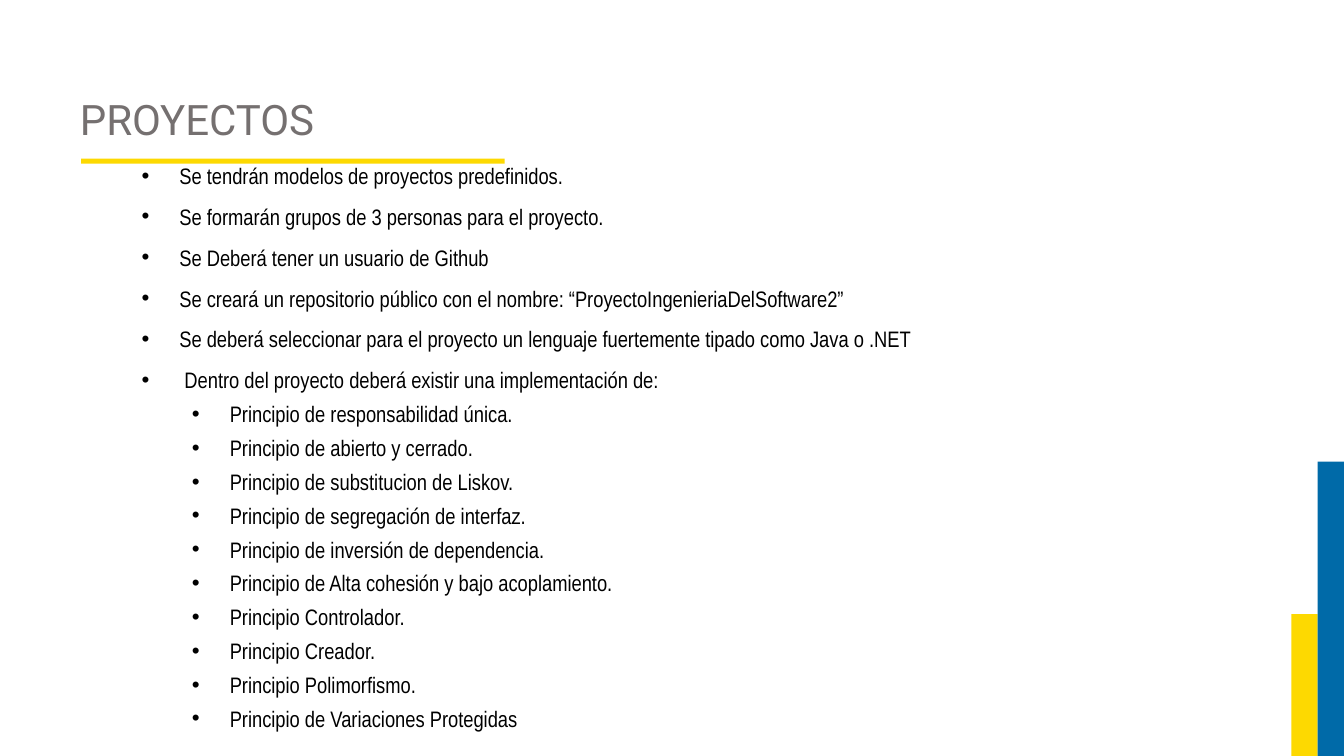
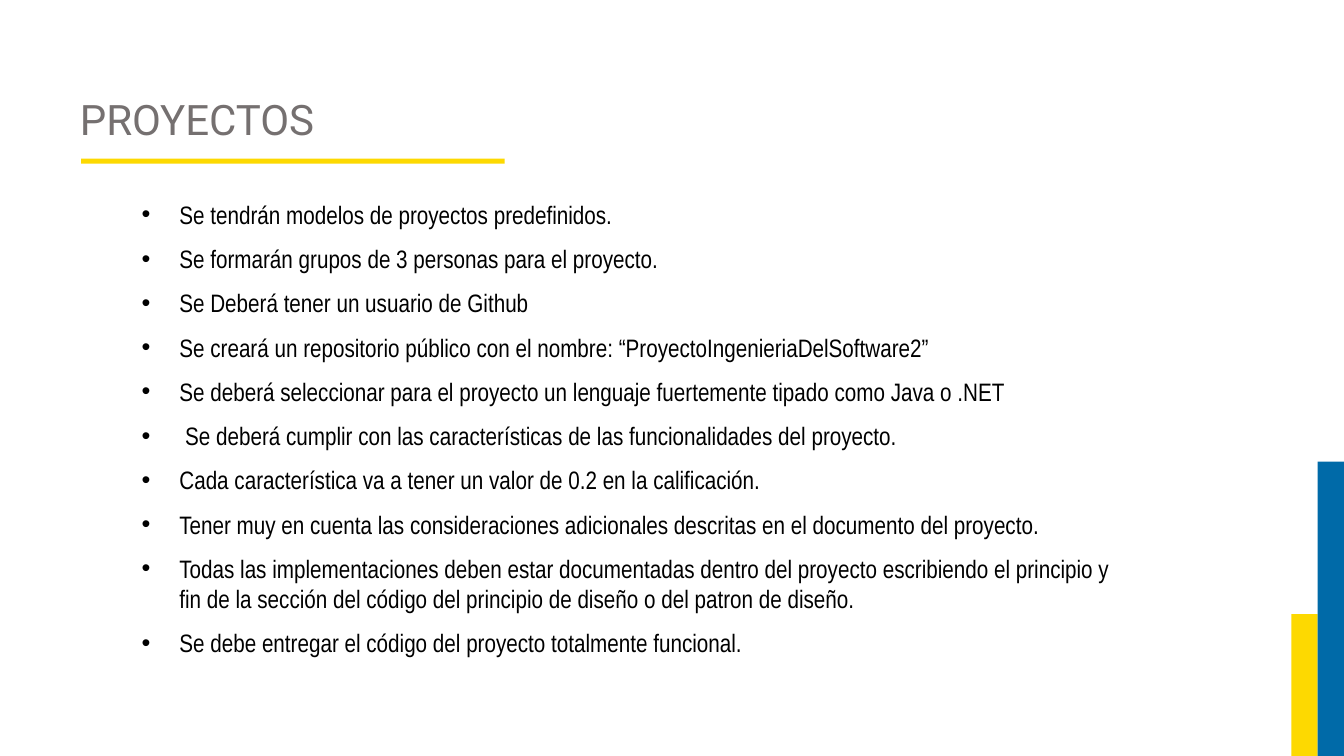
Before and after one commit to JorgeAlejandroAguirreGutierrez/proyecto-luis, a slide deck: slide 8 of Curso Ingenieria del Software 2/DIAPOSITIVAS DE INGENIERIA DEL SOFTWARE 2.pptx. Drawn at 1344x756 pixels with LibreOffice and Linux fonts; fonts in the diff are those of the drawing; background and template pictures are left out. Boxes give left, top, right and bottom in pixels: in the first picture for what was removed or moved away, otherwise in the second. Text is boxed around its words. In the diff, an @@ line names an element or a change of style, - is before the commit and + after.

```diff
--- a/Curso Ingenieria del Software 2/DIAPOSITIVAS DE INGENIERIA DEL SOFTWARE 2.pptx
+++ b/Curso Ingenieria del Software 2/DIAPOSITIVAS DE INGENIERIA DEL SOFTWARE 2.pptx
@@ text "Se tendrán modelos de proyectos ...": place and size @@
-text "Se tendrán modelos de proyectos ..." at [179, 167, 911, 732]
+text "Se tendrán modelos de proyectos ..." at [179, 205, 1108, 658]
@@ text at [179, 205, 1004, 407]: size 16 to 18 pt in "Se tendrán modelos de proyectos predefinidos.", "Se formarán grupos de 3 personas para ...", "Se Deberá tener un usuario de Github", "Se creará un repositorio público con el ..." and 1 more places @@
@@ text at [179, 426, 1108, 658]: text changed; size 16 to 18 pt @@
-• Dentro del proyecto deberá existir una implementación de:
-  • Principio de responsabilidad única.
-  • Principio de abierto y cerrado.
-  • Principio de substitucion de Liskov.
-  • Principio de segregación de interfaz.
-  • Principio de inversión de dependencia.
-  • Principio de Alta cohesión y bajo acoplamiento.
-  • Principio Controlador.
-  • Principio Creador.
-  • Principio Polimorfismo.
-  • Principio de Variaciones Protegidas
+• Se deberá cumplir con las características de las funcionalidades del proyecto.
+• Cada característica va a tener un valor de 0.2 en la calificación.
+• Tener muy en cuenta las consideraciones adicionales descritas en el documento del proyecto.
+• Todas las implementaciones deben estar documentadas dentro del proyecto escribiendo el principio y fin de la sección del código del principio de diseño o del patron de diseño.
+• Se debe entregar el código del proyecto totalmente funcional.
```
Also in this commit, not shown: 8 other slides changed, 15 slides added, 6 slides removed, 22 other files.
